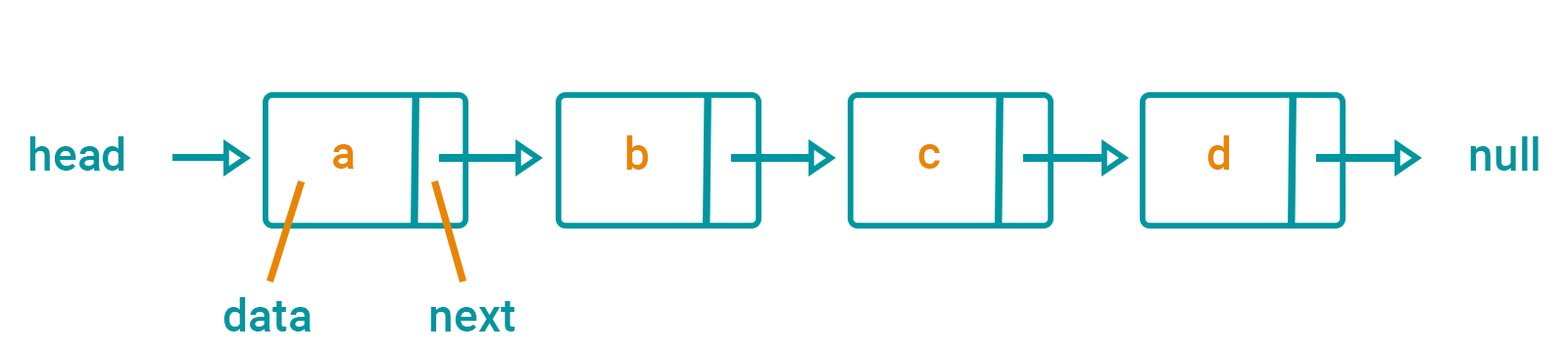
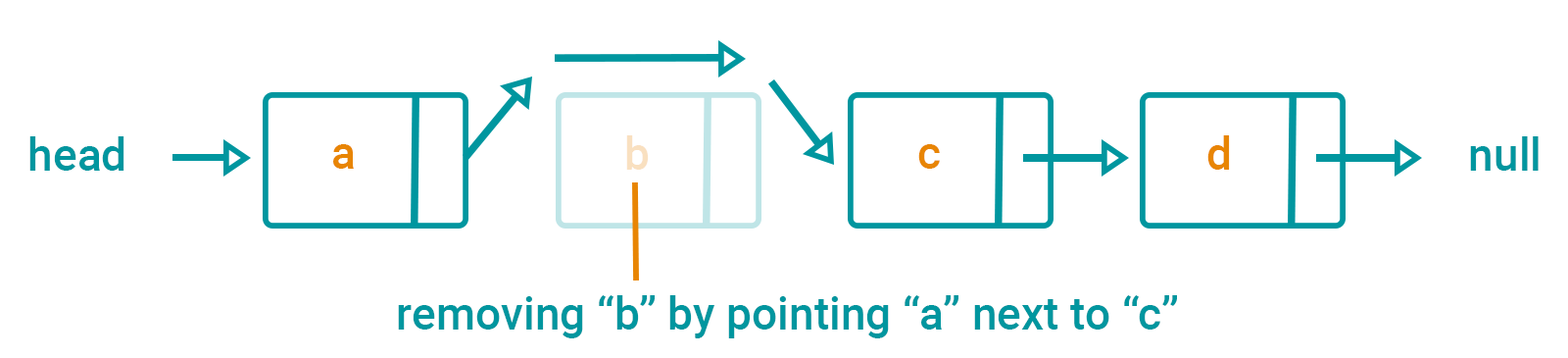
Layer changes from the first 1568px x 358px image to the second:
added group "lines" with 3 layers above "text" over [left=266, top=180, right=639, bottom=283]
added layer "Line 5" in group "lines" over [left=632, top=182, right=639, bottom=281]
hid "Line 4", moved it into group "lines" over [left=431, top=180, right=467, bottom=283]
hid "Line 3", moved it into group "lines" over [left=266, top=180, right=305, bottom=283]
added group "text" with 5 layers above "arrow after d" over [left=223, top=136, right=1177, bottom=339]
added layer "removing “b” by pointing “a” next to “c”" in group "text" over [left=397, top=294, right=1177, bottom=339]
hid "next", moved it into group "text" over [left=430, top=300, right=516, bottom=332]
hid "data", moved it into group "text" over [left=223, top=296, right=311, bottom=332]
painted on "Triangle 1" (3rd of 6, in "arrow after b") over [left=802, top=131, right=836, bottom=177]
painted on "Line 2" (3rd of 6, in "arrow after b") over [left=731, top=79, right=823, bottom=162]
added group "arrow above b" with 2 layers above "arrow after a" over [left=554, top=40, right=746, bottom=78]
added layer "Triangle 1" (4th of 6, in "arrow above b") in group "arrow above b" over [left=718, top=40, right=746, bottom=78]
added layer "Line 2" (4th of 6, in "arrow above b") in group "arrow above b" over [left=554, top=53, right=724, bottom=62]
painted on "Triangle 1" (5th of 6, in "arrow after a") over [left=499, top=76, right=543, bottom=177]
painted on "Line 2" (5th of 6, in "arrow after a") over [left=439, top=93, right=520, bottom=162]
renamed "node 2" to "node b", opacity 100% → 25% over [left=555, top=92, right=762, bottom=229]
moved "b" into group "node b" over [left=626, top=135, right=649, bottom=170]
